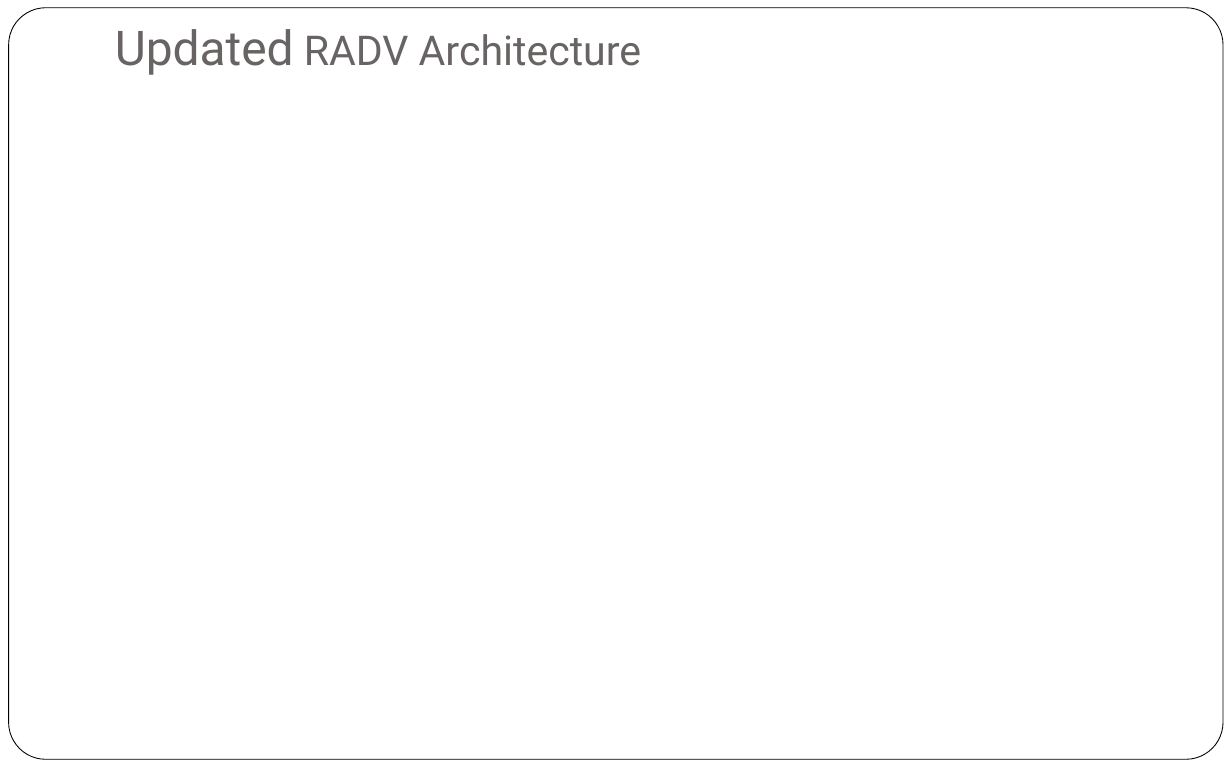
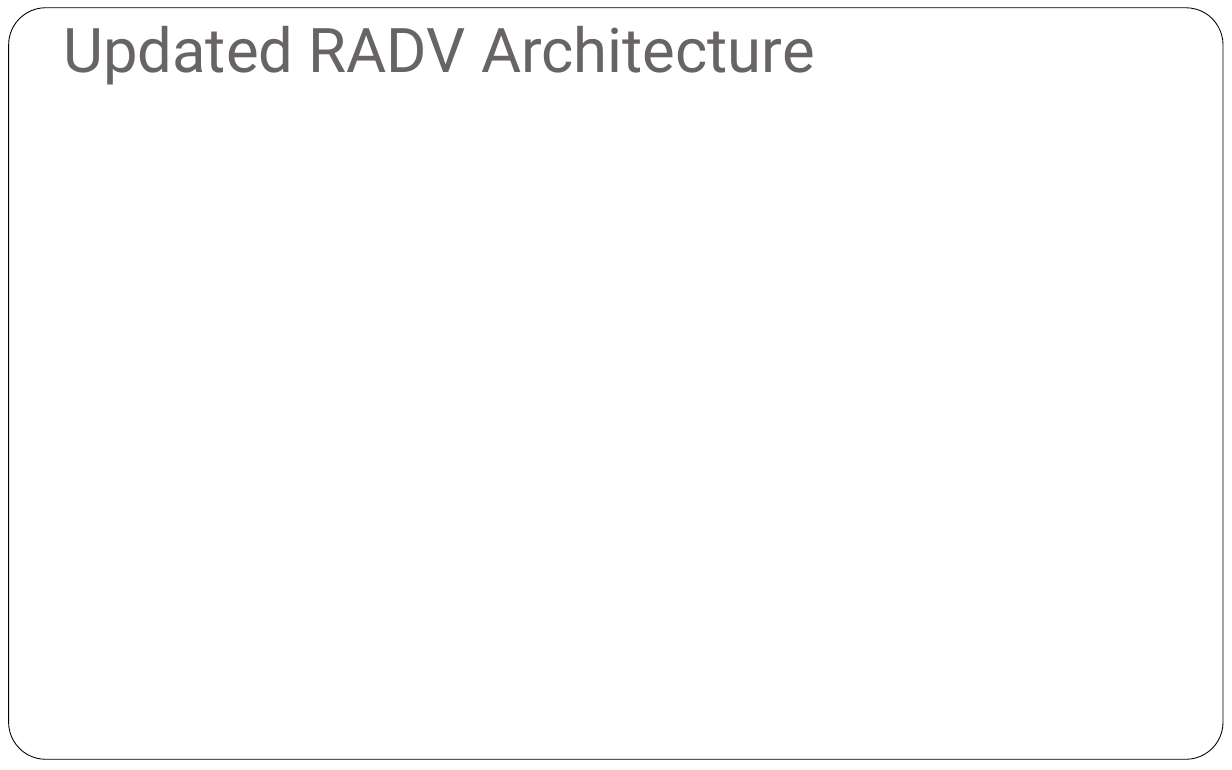
Before and after one commit to AnjaGuillory/FHIRED_Up, a slide deck: slide 5 of Team Deliverable 4/Final Project - FHIRed Up.pptx (slide 4 before the commit). Drawn at 1232x770 pixels with LibreOffice and Linux fonts; fonts in the diff are those of the drawing. Boxes give left, top, right and bottom in pixels: in the first picture for what was removed or moved away, otherwise in the second. Text is boxed around its words. In the diff, an @@ line names an element or a change of style, - is before the commit and + after.

```diff
--- a/Team Deliverable 4/Final Project - FHIRed Up.pptx
+++ b/Team Deliverable 4/Final Project - FHIRed Up.pptx
@@ text "Updated RADV Architecture" moved from (x1=115, y1=29, x2=642, y2=75) to (x1=63, y1=26, x2=815, y2=85) @@
@@ text "Updated RADV Architecture" at (x1=63, y1=26, x2=815, y2=85): size 28 to 36 pt in "Updated"; size 24 to 36 pt in "RADV Architecture" @@
```
Also in this commit, not shown: 3 other slides changed, 2 slides added, 1 slide removed, 1 other file.
